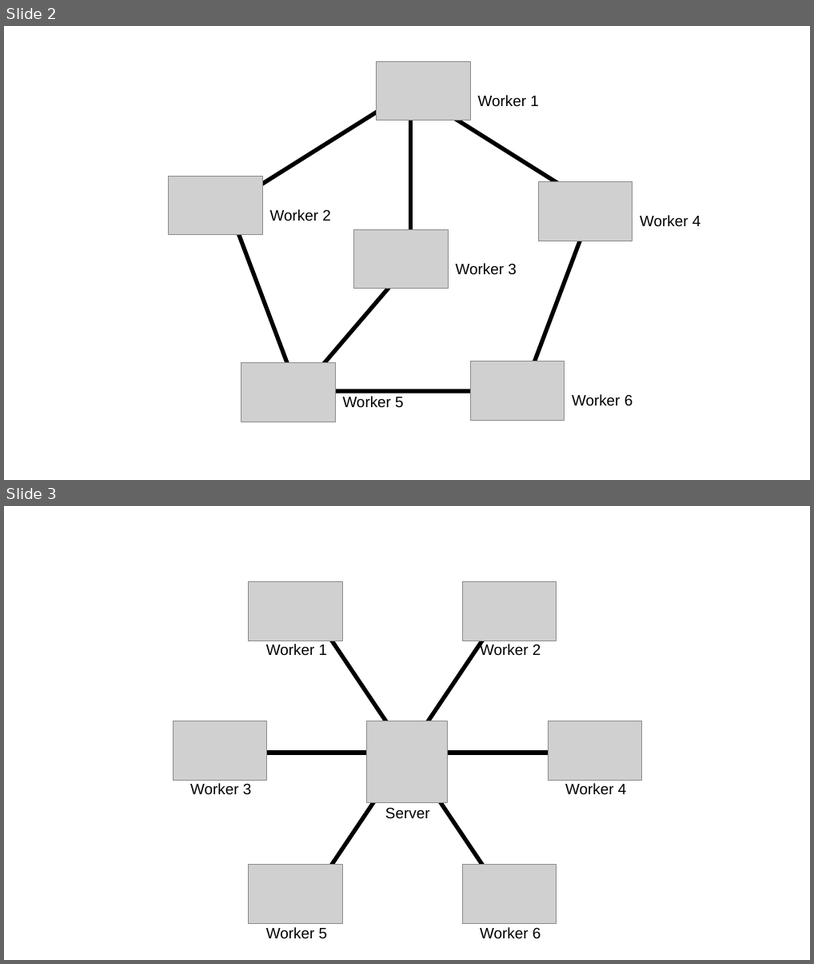
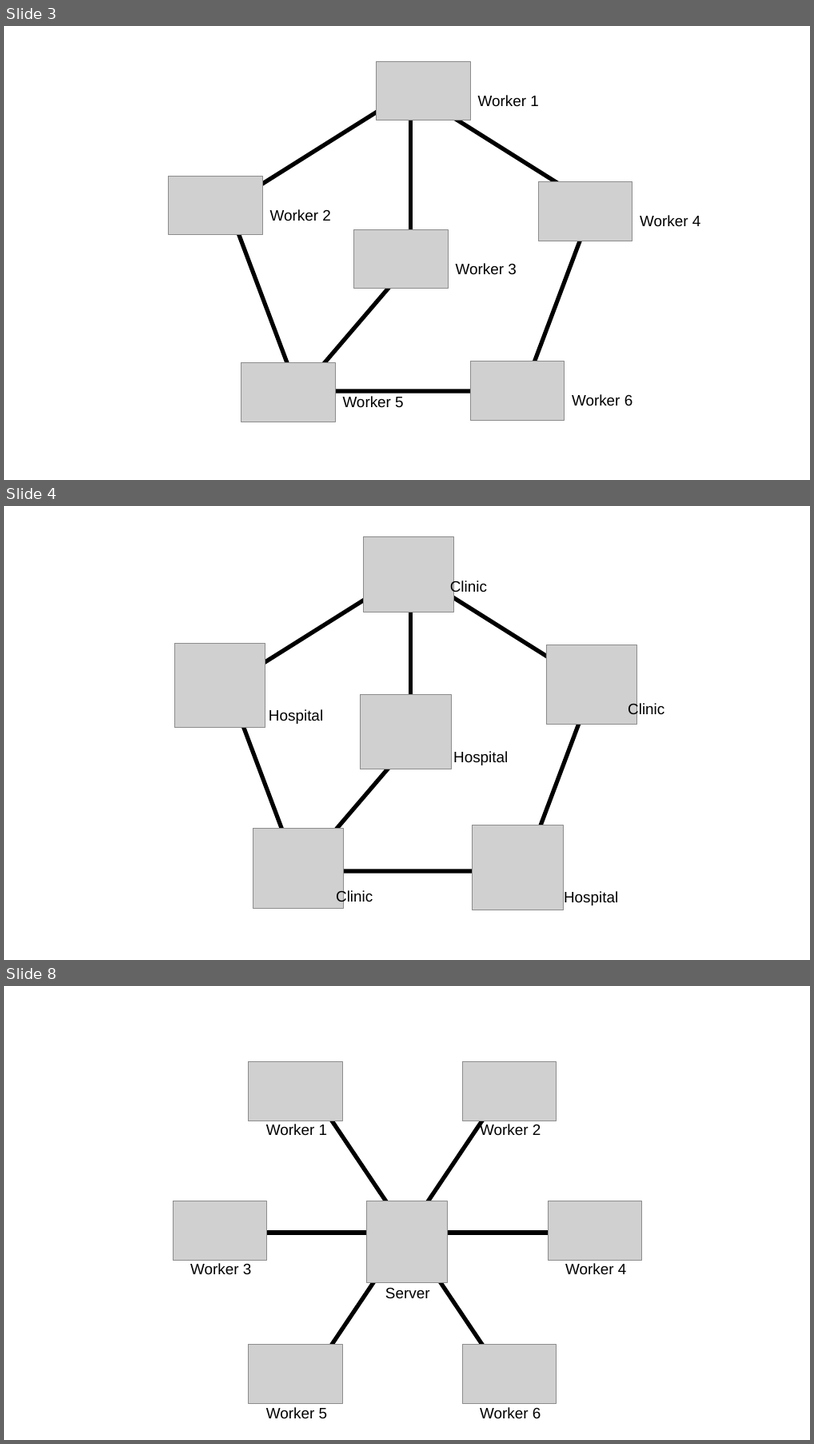
Before and after one commit to xinzhang-nac/xinzhang-nac-old.github.io, a slide deck: images/System.pptx. Shown one above the other, each under a label of ours: slides 2 and 3 before the commit, slides 3, 4 and 8 after it; the slides between them are not shown. The pictures are 814x964 and 814x1444 pixels, drawn with LibreOffice and Linux fonts; fonts in the diff are those of the drawing; grey boxes stand for pictures. Boxes give left, top, right and bottom in pixels: in the first picture for what was removed or moved away, otherwise in the second. Text is boxed around its words. In the diff, an @@ line names an element or a change of style, - is before the commit and + after.

```diff
--- a/images/System.pptx
+++ b/images/System.pptx
@@ slide 4 added at <box>4,506,810,960</box>, background #FFFFFF @@
@@ picture added at <box>363,536,454,612</box> @@
@@ pentagon added at <box>228,571,594,871</box>, fill #FFFFFF, outline #000000 5 pt @@
@@ line added from (411, 740) to (411, 571), #000000 5 pt @@
@@ text added at <box>450,580,487,596</box>, 18 pt, text #000000 @@
+Clinic
@@ picture added at <box>174,643,266,728</box> @@
@@ picture added at <box>546,644,638,724</box> @@
@@ picture added at <box>360,695,451,769</box> @@
@@ text added at <box>269,709,323,724</box>, 18 pt, text #000000 @@
+Hospital
@@ text added at <box>628,703,665,718</box>, 18 pt, text #000000 @@
+Clinic
@@ line added from (300, 872) to (411, 742), #000000 5 pt @@
@@ text added at <box>454,751,508,765</box>, 18 pt, text #000000 @@
+Hospital
@@ picture added at <box>254,828,344,908</box> @@
@@ picture added at <box>473,825,563,909</box> @@
@@ text added at <box>336,889,373,904</box>, 18 pt, text #000000 @@
+Clinic
@@ text added at <box>564,891,618,905</box>, 18 pt, text #000000 @@
+Hospital
@@ what was slide 2 is now slide 3 @@
@@ what was slide 3 is now slide 8 @@
```
Also in this commit, not shown: 7 other slides added, 3 other files.
